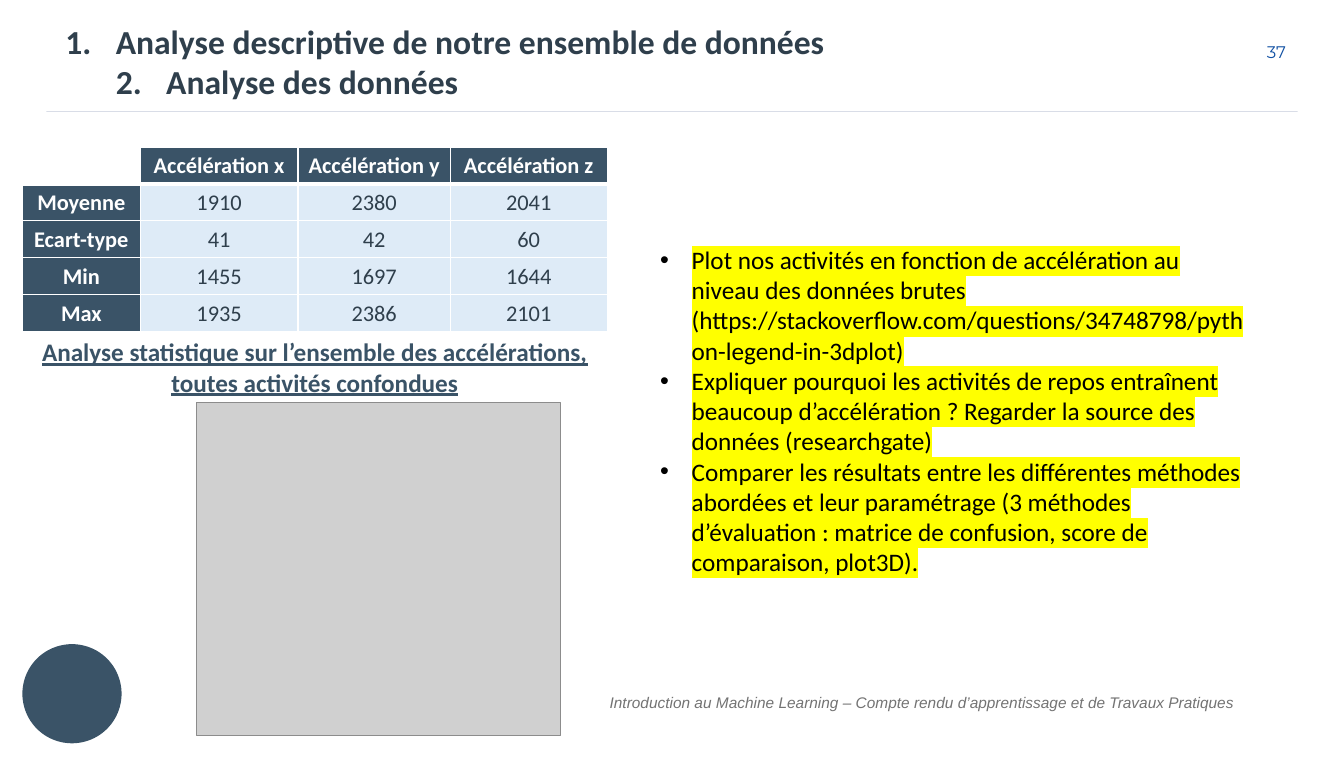
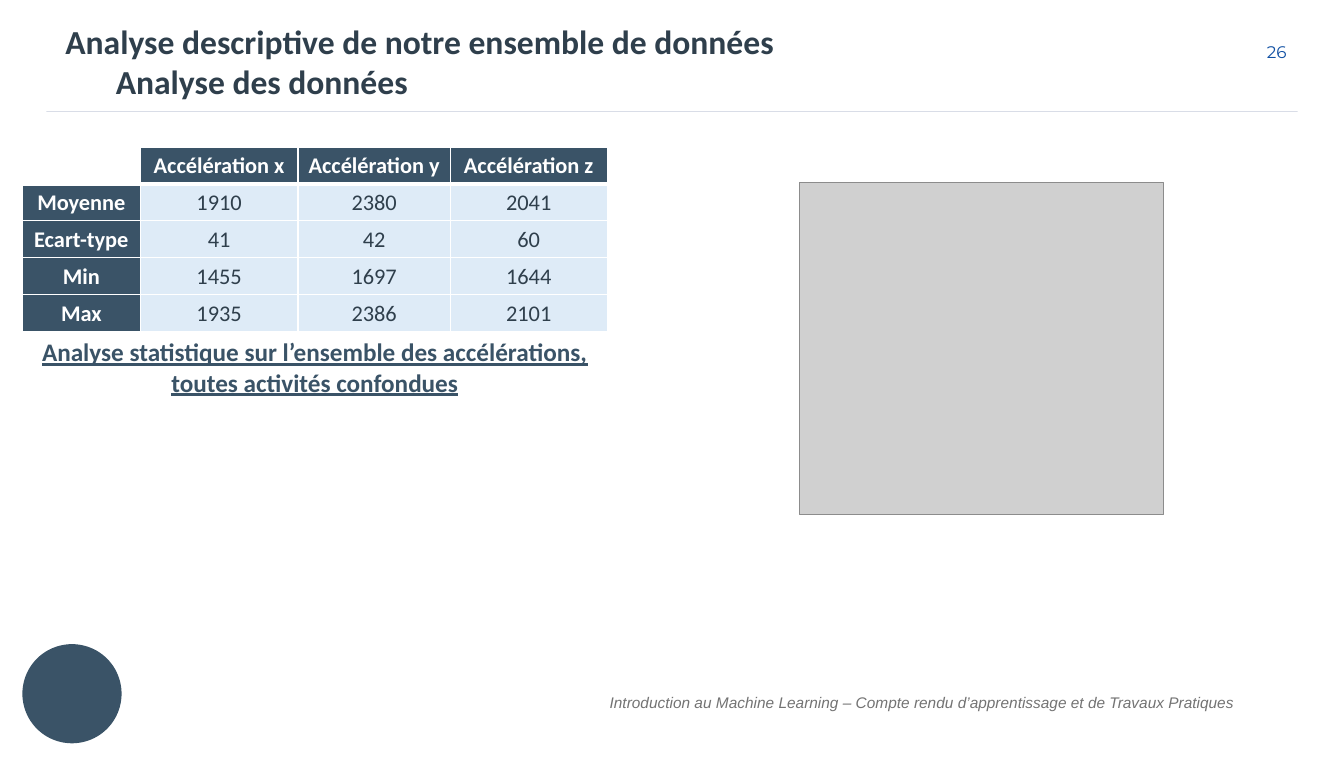
Before and after one commit to will-afs/IML, a slide deck: slide 27 of doc/Rapport.pptx (slide 38 before the commit). Drawn at 1344x760 pixels with LibreOffice and Linux fonts; fonts in the diff are those of the drawing; grey boxes stand for pictures; background and template pictures are left out. Boxes give left, top, right and bottom in pixels: in the first picture for what was removed or moved away, otherwise in the second. Text is boxed around its words. In the diff, an @@ line names an element or a change of style, - is before the commit and + after.

```diff
--- a/doc/Rapport.pptx
+++ b/doc/Rapport.pptx
@@ text "Analyse descriptive de notre ensemble ..." at (65,30,773,100): bullet 1. to none @@
@@ page number at (1267,46,1287,58): text changed @@
-37
+26
@@ picture: place and size @@
-picture at (196,403,561,735)
+picture at (799,182,1164,515)
@@ text removed at (692,251,1243,575) @@
-• Plot nos activités en fonction de accélération au niveau des données brutes (https://stackoverflow.com/questions/34748798/python-legend-in-3dplot)
-• Expliquer pourquoi les activités de repos entraînent beaucoup d’accélération ? Regarder la source des données (researchgate)
-• Comparer les résultats entre les différentes méthodes abordées et leur paramétrage (3 méthodes d’évaluation : matrice de confusion, score de comparaison, plot3D).
```
Also in this commit, not shown: 11 other slides changed, 7 slides added, 6 slides removed, 26 other files.
